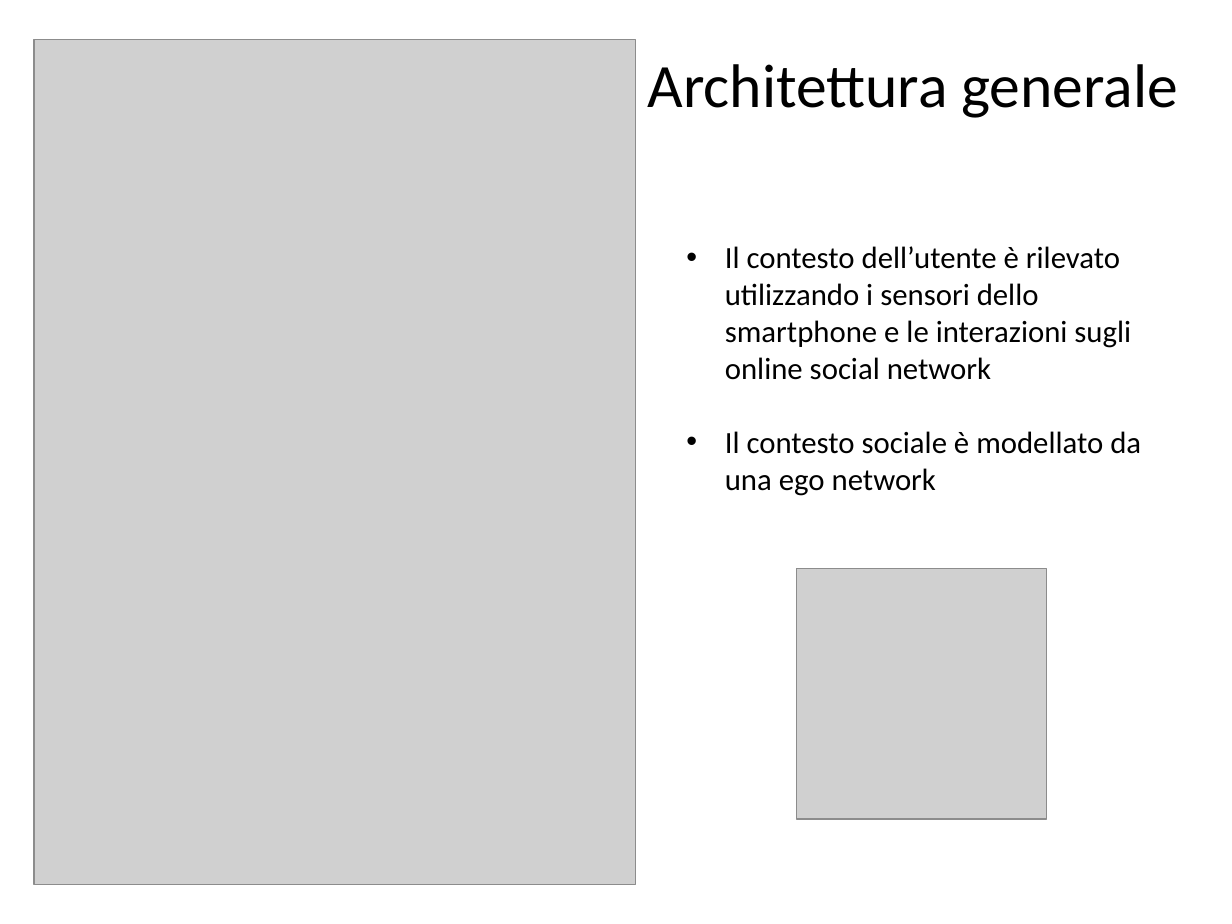
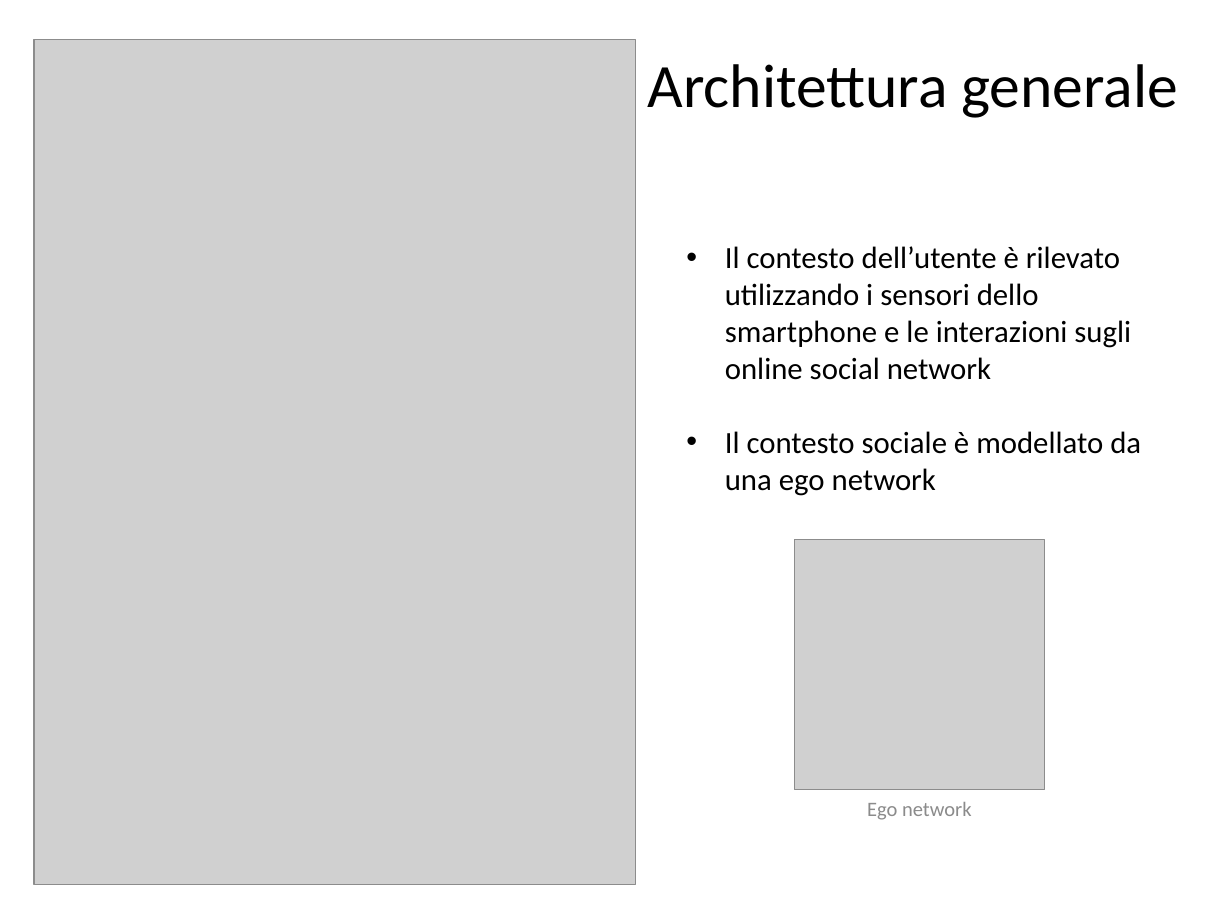
Before and after one commit to CriptHunter/tesi, a slide deck: slide 7 of presentazione/presentazione.pptx (slide 8 before the commit). Drawn at 1232x924 pixels with LibreOffice and Linux fonts; fonts in the diff are those of the drawing; grey boxes stand for pictures. Boxes give left, top, right and bottom in pixels: in the first picture for what was removed or moved away, otherwise in the second. Text is boxed around its words. In the diff, an @@ line names an element or a change of style, - is before the commit and + after.

```diff
--- a/presentazione/presentazione.pptx
+++ b/presentazione/presentazione.pptx
@@ picture: place and size @@
-picture at (796, 569, 1046, 819)
+picture at (795, 540, 1045, 790)
@@ text added at (867, 802, 971, 820), 12 pt, text #8C8C8C @@
+Ego network
```
Also in this commit, not shown: 9 other slides changed, 1 slide removed, 2 other files.
